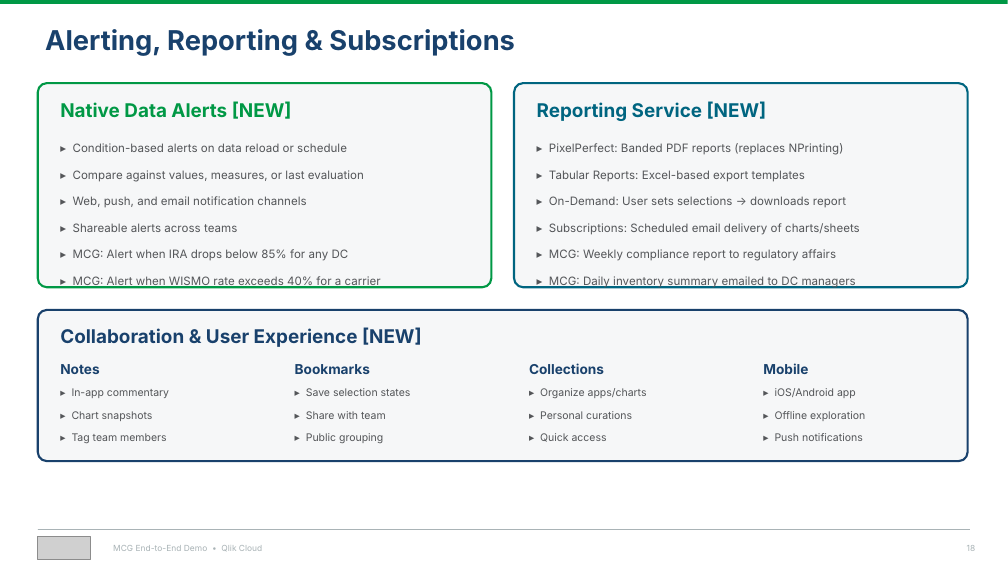
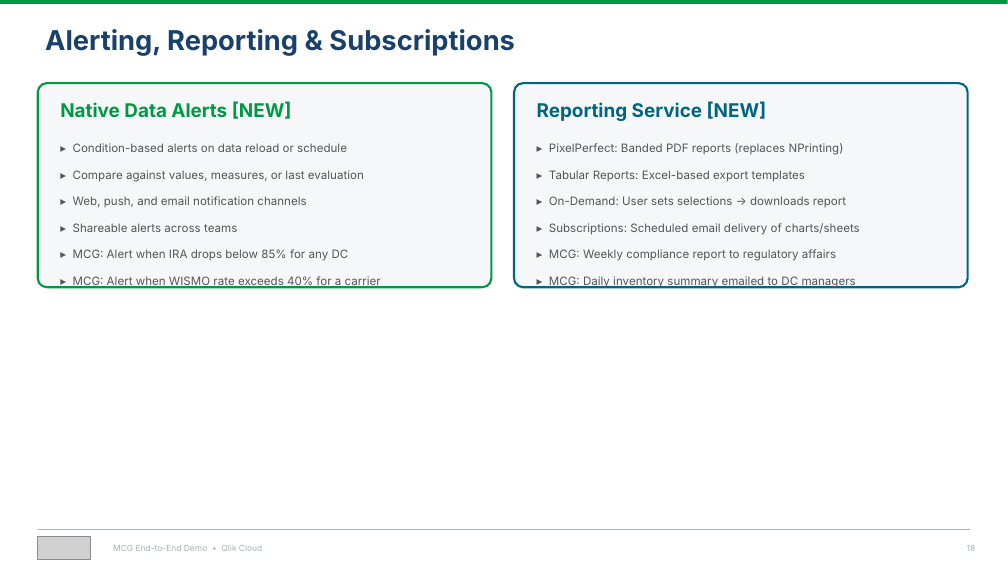
Before and after one commit to robertschoenfeldqlik/meridan_retail_group_qlik_demo_assets, a slide deck: slide 18 of MCG_Demo_Overview_Four_Stories.pptx. Drawn at 1008x567 pixels with LibreOffice and Linux fonts; fonts in the diff are those of the drawing; grey boxes stand for pictures. Boxes give left, top, right and bottom in pixels: in the first picture for what was removed or moved away, otherwise in the second. Text is boxed around its words. In the diff, an @@ line names an element or a change of style, - is before the commit and + after.

```diff
--- a/MCG_Demo_Overview_Four_Stories.pptx
+++ b/MCG_Demo_Overview_Four_Stories.pptx
@@ rounded rectangle removed at [38, 310, 968, 461] @@
@@ text removed at [60, 328, 422, 347] @@
-Collaboration & User Experience [NEW]
@@ text removed at [60, 364, 99, 374] @@
-Notes
@@ text removed at [72, 388, 169, 398] @@
-▸ In-app commentary
@@ text removed at [295, 364, 370, 374] @@
-Bookmarks
@@ text removed at [306, 388, 411, 396] @@
-▸ Save selection states
@@ text removed at [529, 363, 604, 374] @@
-Collections
@@ text removed at [540, 388, 647, 398] @@
-▸ Organize apps/charts
@@ text removed at [763, 363, 808, 374] @@
-Mobile
@@ text removed at [775, 388, 856, 398] @@
-▸ iOS/Android app
@@ text removed at [72, 411, 153, 421] @@
-▸ Chart snapshots
@@ text removed at [306, 411, 386, 419] @@
-▸ Share with team
@@ text removed at [540, 411, 632, 419] @@
-▸ Personal curations
@@ text removed at [775, 411, 865, 421] @@
-▸ Offline exploration
@@ text removed at [72, 433, 166, 443] @@
-▸ Tag team members
@@ text removed at [306, 433, 383, 443] @@
-▸ Public grouping
@@ text removed at [540, 433, 607, 442] @@
-▸ Quick access
@@ text removed at [775, 433, 863, 441] @@
-▸ Push notifications
```
Also in this commit, not shown: 4 other slides changed, 1 other file.
